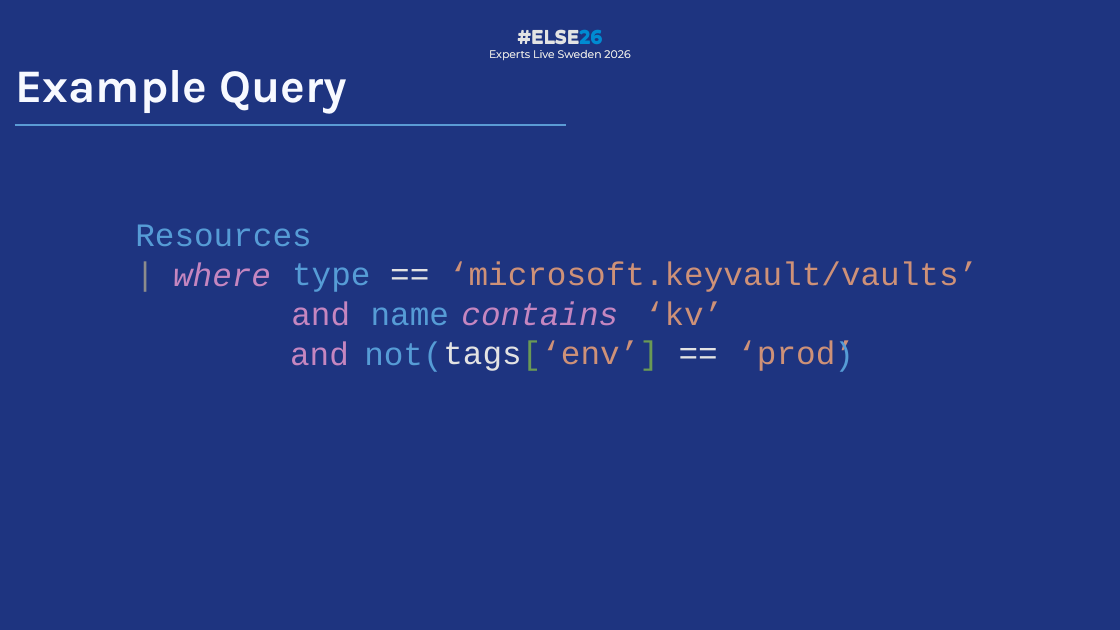
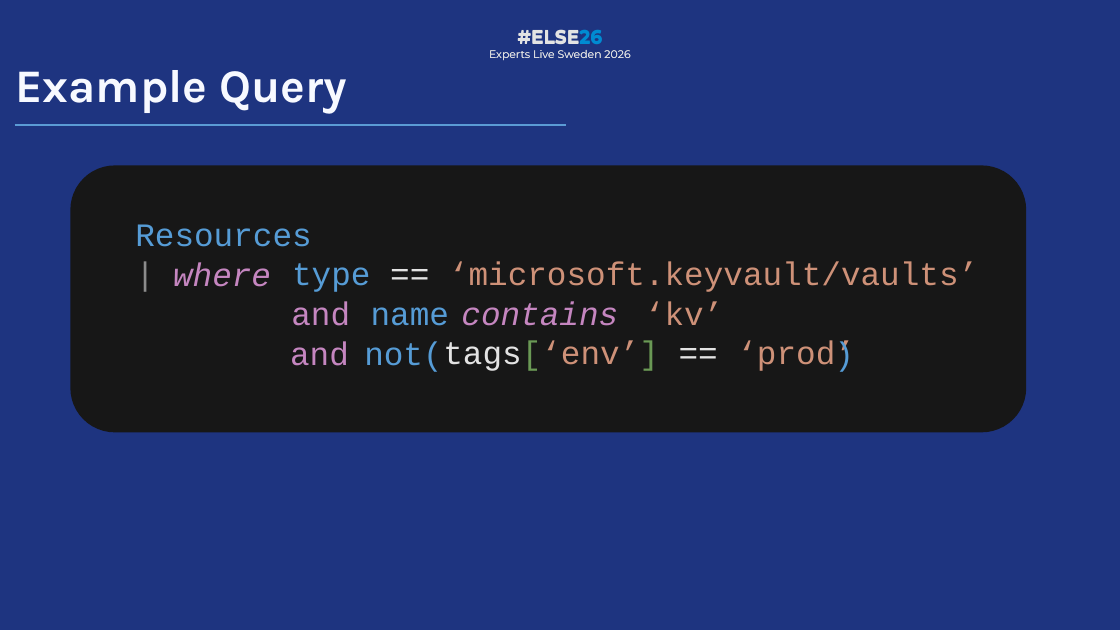
Before and after one commit to PalmEmanuel/ELSE26, a slide deck: slide 15 of ELSE26_TreasureHuntingInAzureWithKQL.pptx. Drawn at 1120x630 pixels with LibreOffice and Linux fonts; fonts in the diff are those of the drawing; background and template pictures are left out. Boxes give left, top, right and bottom in pixels: in the first picture for what was removed or moved away, otherwise in the second. Text is boxed around its words. In the diff, an @@ line names an element or a change of style, - is before the commit and + after.

```diff
--- a/ELSE26_TreasureHuntingInAzureWithKQL.pptx
+++ b/ELSE26_TreasureHuntingInAzureWithKQL.pptx
@@ rounded rectangle added at [71, 165, 1026, 432], fill #171717 @@
```
Also in this commit, not shown: 9 other slides changed, 3 slides added, 1 slide removed, 1 other file.
